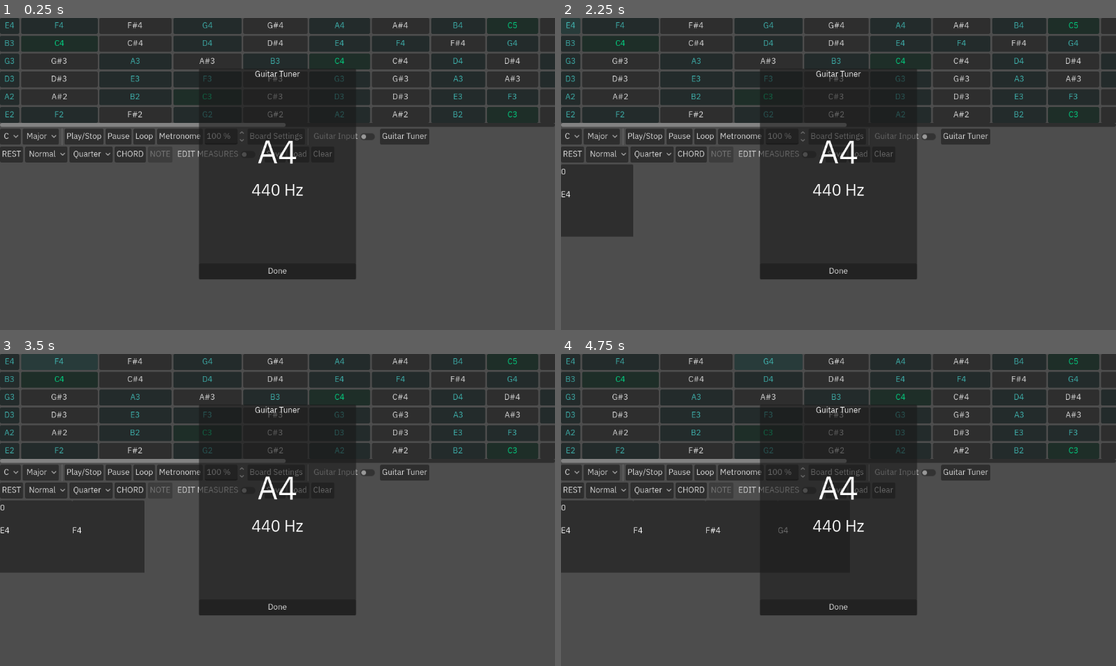
Above: before the commit, frames 1-4 (two rows, left to right).
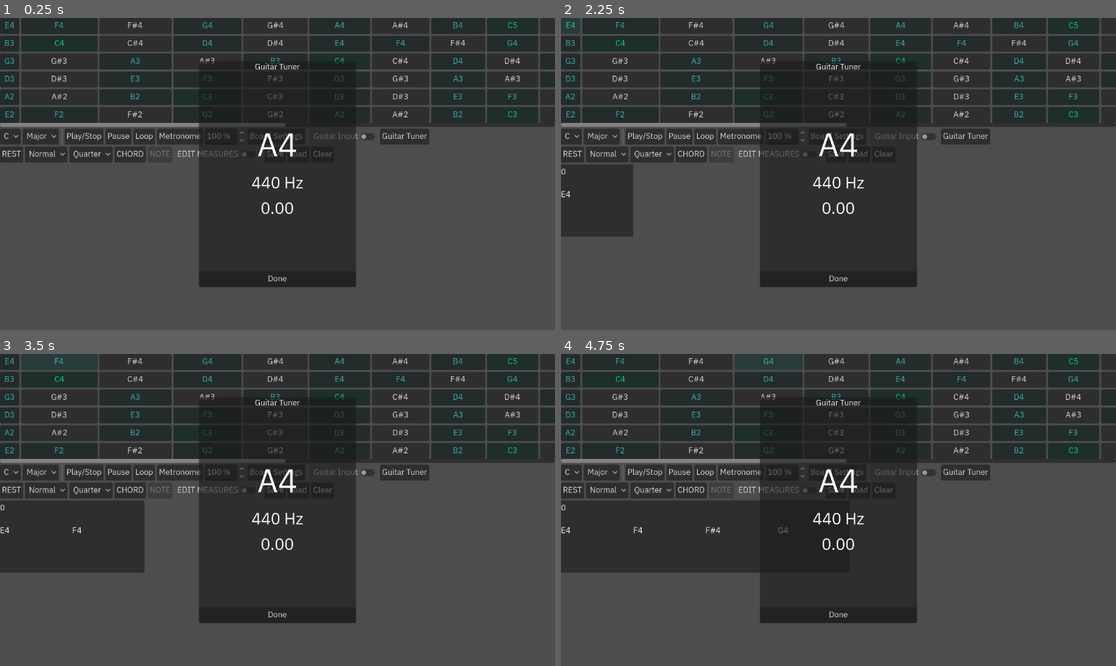
Above: after the commit, the same moments.

Repository: TetroTheo/GuitarMaster
Game: Godot game, scene res://test.tscn
The game is run twice, just before and just after one commit, with the same random seed, the same clock (stepped at 60 frames per second) and the same inputs. Sound files missing from this copy of the repository are replaced by a short silence.
Inputs:
- Up to frame 1 (0.25 s): no input
- Up to frame 2 (2.25 s): click "Play/Stop" at 0.5 s; click "Play/Stop" at 1.25 s; click "E4" at 2 s
- Up to frame 3 (3.5 s): click "F4" at 2.75 s
- Up to frame 4 (4.75 s): click "F#4" at 3.5 s; click "G4" at 4.25 s

The runs differ from the first frame. In frame 1, 1.5% of the frame differs, in the area x 35-65%, y 13-87%; in frame 2, 1.5%; in frame 3, 1.5%; in frame 4, 1.5%.

Commit message:
cleaned up input detection script a little, and volume is now displayed on the tuner panel, for now. something needs to be done with it..

Diff:
--- a/communicator.gd
+++ b/communicator.gd
@@ -49,15 +49,17 @@
 
 
 ## by the way, we only detect notes when input is enabled
-func on_note_detected(frequency: float):
+func on_note_detected(frequency: float, volume: float):
 	## don't do anything for now, except in the frequency screen
 	if not $MainControls/Tuner/PanelContainer.visible:
 		return
 	var widgets := $MainControls/Tuner/PanelContainer/VBoxContainer/MarginContainer/VBoxContainer
-	widgets.get_node("Frequency").text = str(snapped(frequency, 0.1))
+	widgets.get_node("Frequency").text = str(snapped(frequency, 0.1)) + " Hz"
 	var note := Note.new()
 	note.pitch = Note.pitch_from_frequency(frequency)
-	widgets.get_node("Note Name").text = note.note_name()
+	widgets.get_node("NoteName").text = note.note_name()
+	widgets.get_node("Volume").text = str(snapped(volume,0.01))
+
 
 func note_edit_option_selected(index: int):
 	match index:
--- a/guitar_input_recorder.gd
+++ b/guitar_input_recorder.gd
@@ -10,8 +10,8 @@
 const MAX_DATA = 2048
 ## anything below 0.001 is low confidence,
 ## at least with this microphone.
-const MIN_VOL := 0.001
-var new_pitch_cooldown = 0
+const MIN_VOLUME := 0.1
+var detection_delay = 0
 var thread := Thread.new()
 var current_pitch := 0.0
 
@@ -23,6 +23,8 @@
 
 func main():
 	var frames = capture.get_frames_available()
+	## we need at least this many frames
+	## for an accurate calculation.
 	if frames < MAX_DATA: return
 	## convert raw input to mono channel
 	var data = capture.get_buffer(frames)
@@ -32,44 +34,38 @@
 	## trim to the most recent 2048 frames
 	if fixed_data.size() > MAX_DATA:
 		fixed_data = fixed_data.slice(fixed_data.size() - MAX_DATA)
-	if not volume_check(fixed_data):
-		new_pitch_cooldown = 0
+	## store the volume!
+	var volume := get_volume(fixed_data)
+	if volume <= MIN_VOLUME:
 		return
-	if thread.is_alive(): return
-	if new_pitch_cooldown > 0:
-		new_pitch_cooldown -= 1
+	if thread.is_alive():
 		return
 	## pass our data to a detector thread
+	## this thread will run the autocorrelate function,
+	## with our sampled data as the parameter.
 	thread.start(autocorrelate.bind(fixed_data))
-	var pitch = thread.wait_to_finish()
+	var frequency = thread.wait_to_finish()
 	## just send the most likely note to the communicator
-	note_detected.emit(pitch[0])
-	## the rest is for debugging
-	return
-	@warning_ignore("unreachable_code")
-	var notes := ""
-	for frq: float in pitch:
-		var note := Note.new()
-		note.pitch = Note.pitch_from_frequency(frq)
-		notes += str(note) + str(roundi(frq)) + " "
-	print(notes)
+	note_detected.emit(frequency[0], volume)
 
-## Don't close the game without removing the thread!
+
+## never close the game without removing all active threads
 func _exit_tree():
 	if thread.is_started():
 		thread.wait_to_finish()
 
 
-func volume_check(samples) -> bool:
+## let's return the calculated volume itself, to be used
+## for other purposes.
+func get_volume(samples: PackedFloat32Array) -> float:
 	var rin = samples.size()
-	var sum = 0
+	var sum := 0.0
 	for s in samples:
 		sum += s * s
-	var rms = sqrt(sum / rin)
-	#print(rms)
-	return not (rms < MIN_VOL)
+	var rms := sqrt(sum / rin)
+	return rms
 
-func autocorrelate(samples):
+func autocorrelate(samples: PackedFloat32Array):
 	var rin = samples.size()
 	## check to make sure array is big enough
 	if rin < 2:
--- a/note.gd
+++ b/note.gd
@@ -1,6 +1,7 @@
 @tool
 class_name Note
 extends Resource
+## the greatest class I've ever made
 
 @export_range(0,24,1) var fret : int
 @export var pitch : int
--- a/test.tscn
+++ b/test.tscn
@@ -156,7 +156,7 @@
 [node name="PanelContainer" type="PanelContainer" parent="Communicator/MainControls/Tuner" unique_id=17911573]
 top_level = true
 layout_mode = 1
-anchors_preset = 8
+anchors_preset = -1
 anchor_left = 0.5
 anchor_top = 0.5
 anchor_right = 0.5
@@ -184,7 +184,7 @@
 [node name="VBoxContainer" type="VBoxContainer" parent="Communicator/MainControls/Tuner/PanelContainer/VBoxContainer/MarginContainer" unique_id=2101975609]
 layout_mode = 2
 
-[node name="Note Name" type="Label" parent="Communicator/MainControls/Tuner/PanelContainer/VBoxContainer/MarginContainer/VBoxContainer" unique_id=2031465940]
+[node name="NoteName" type="Label" parent="Communicator/MainControls/Tuner/PanelContainer/VBoxContainer/MarginContainer/VBoxContainer" unique_id=2031465940]
 layout_mode = 2
 theme_override_font_sizes/font_size = 64
 text = "A4"
@@ -195,6 +195,13 @@
 layout_mode = 2
 theme_override_font_sizes/font_size = 32
 text = "440 Hz"
+horizontal_alignment = 1
+vertical_alignment = 1
+
+[node name="Volume" type="Label" parent="Communicator/MainControls/Tuner/PanelContainer/VBoxContainer/MarginContainer/VBoxContainer" unique_id=1135294920]
+layout_mode = 2
+theme_override_font_sizes/font_size = 32
+text = "0.00"
 horizontal_alignment = 1
 vertical_alignment = 1
 
Not shown, removed: guitar_audio.aup3-wal
